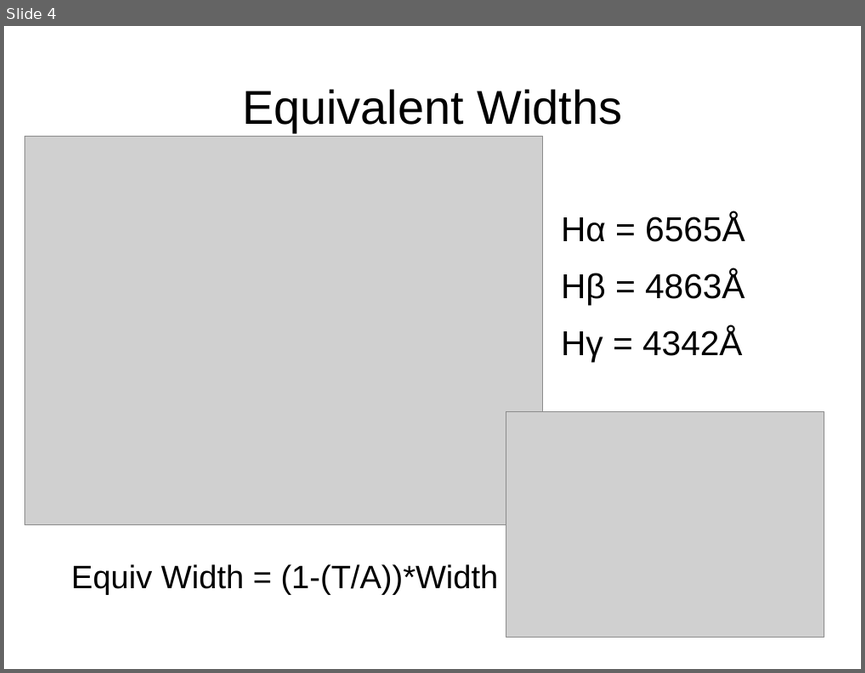
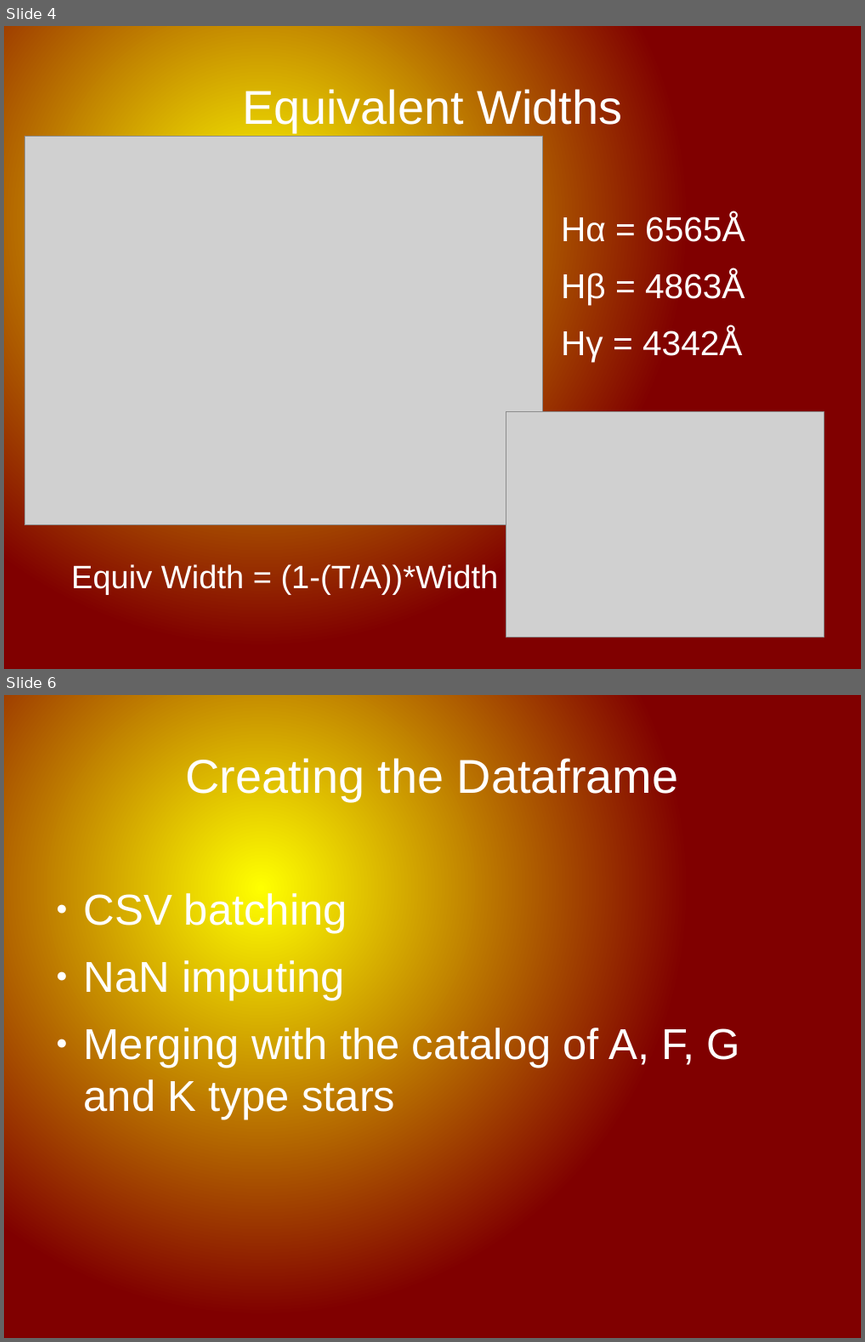
Before and after one commit to grd349/LearningLAMOST, a slide deck: Plots/TempModPresent.odp. Shown one above the other, each under a label of ours: slide 4 before the commit, slides 4 and 6 after it; the slides between them are not shown. The pictures are 865x673 and 865x1342 pixels, drawn with LibreOffice and Linux fonts; fonts in the diff are those of the drawing; grey boxes stand for pictures. Boxes give left, top, right and bottom in pixels: in the first picture for what was removed or moved away, otherwise in the second. Text is boxed around its words. In the diff, an @@ line names an element or a change of style, - is before the commit and + after.

```diff
--- a/Plots/TempModPresent.odp
+++ b/Plots/TempModPresent.odp
@@ slide 6 added at (x1=4, y1=695, x2=861, y2=1338), background gradient #FFFF00 to #800000 @@
@@ title added at (x1=185, y1=755, x2=679, y2=801), 44 pt, text #FFFFFF @@
+Creating the Dataframe
@@ text added at (x1=84, y1=893, x2=740, y2=1120), 40 pt, text #FFFFFF @@
+● CSV batching
+● NaN imputing
+● Merging with the catalog of A, F, G and K type stars
@@ slide 4 changed as well @@
@@ background #FFFFFF to gradient #FFFF00 to #800000 @@
@@ text colour #000000 to #FFFFFF in 3 elements at (x1=71, y1=564, x2=499, y2=595), (x1=242, y1=86, x2=622, y2=132), (x1=561, y1=214, x2=744, y2=361) @@
```
Also in this commit, not shown: 6 other slides changed, 2 other slides added.
